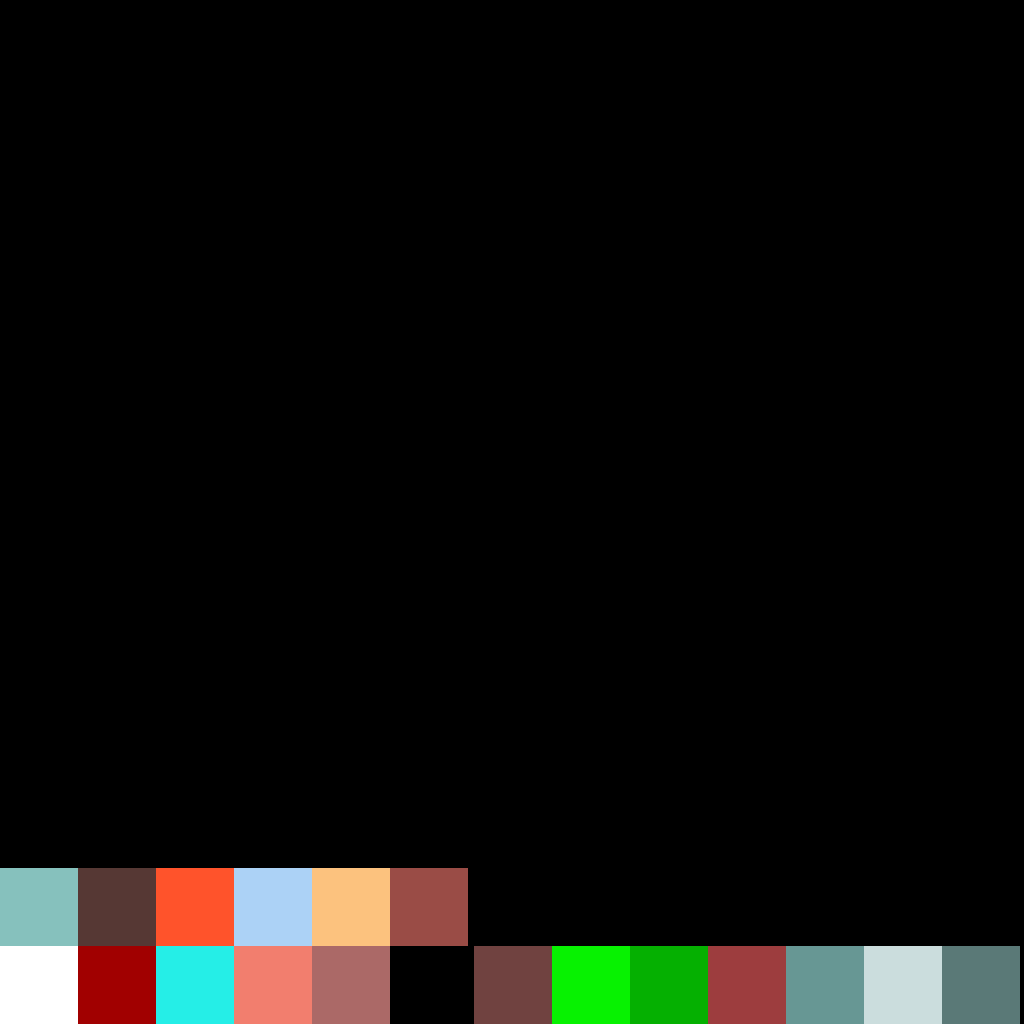
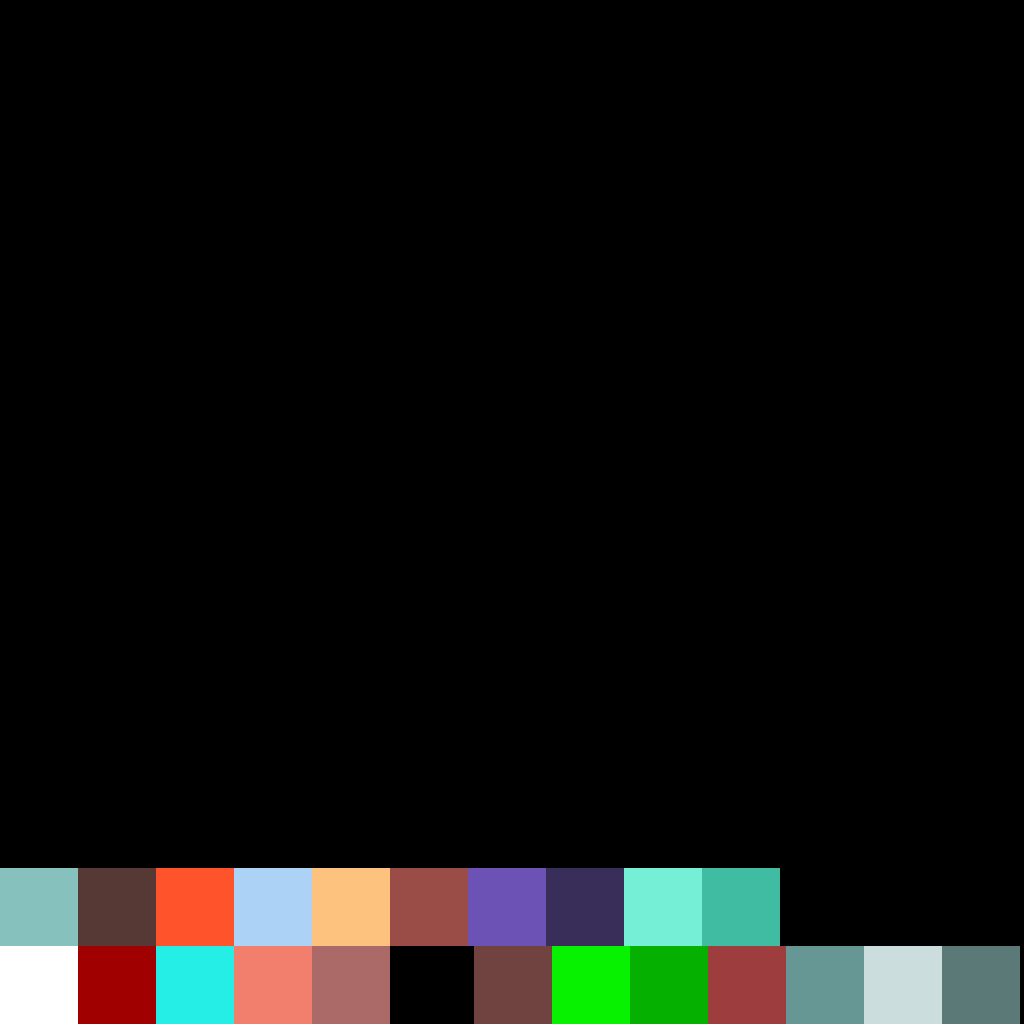
Layered file, before and after one edit (1024×1024). Changes by layer:
added layer "Layer 22" above "Layer 21" over [702, 868, 780, 946]
added layer "Layer 21" above "Layer 20" over [624, 868, 702, 946]
added layer "Layer 20" above "Layer 19" over [546, 868, 624, 946]
added layer "Layer 19" above "Layer 18" over [468, 868, 546, 946]
